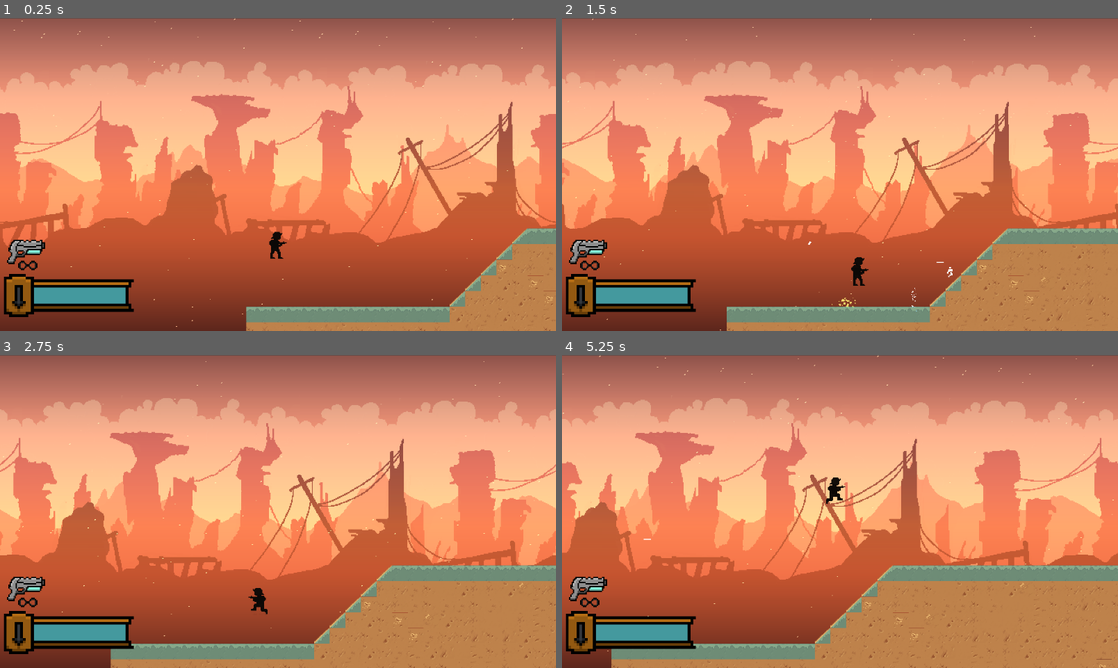
Above: before the commit, frames 1-4 (two rows, left to right).
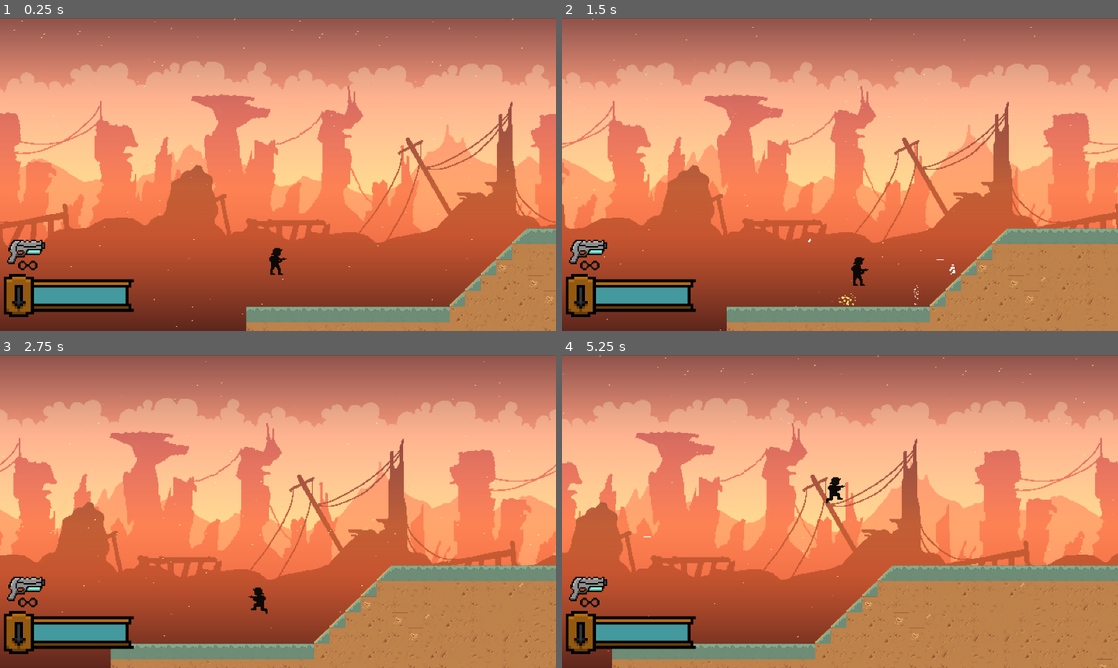
Above: after the commit, the same moments.

Repository: dzfrias/gladiator
Game: Godot game, scene res://scenes/mission.tscn
Same seed, same stepped clock (60 frames per second), same inputs: the game is played once before the commit and once after it. This scene is started directly instead of the project's main scene. The engine's default icon, where the game draws it, is replaced by a stand-in: a white triangle on a blue panel in a dark square. Sound files missing from this copy of the repository are replaced by a short silence.
Inputs (mouse positions are in pixels of both pictures, inside the frame that each line leads up to):
- Up to frame 1 (0.25 s): no input
- Up to frame 2 (1.5 s): move the mouse to (962, 158) at 0.52 s; press the mouse at (962, 158) at 0.53 s; hold D (right) from 0.53 s (still down); tap Space (jump) at 0.77, 0.8, 1.07, 1.35 s; move the mouse to (728, 190) at 1.27 s; release the mouse at (728, 190) at 1.28 s
- Up to frame 3 (2.75 s): tap Space (jump) at 1.52, 1.82, 2.3 s; click (166, 527) at 1.55 s; move the mouse to (333, 442) at 2.02 s; release D (right) at 2.03 s; hold A (left) from 2.03 s (still down); hold S (burrow) from 2.03 s (still down)
- Up to frame 4 (5.25 s): move the mouse to (812, 574) at 2.77 s; release A (left) at 2.78 s; release S (burrow) at 2.78 s; hold D (right) 2.78-4.28 s; tap Shift (fallthrough) at 2.85 s; tap Space (jump) at 3.02, 3.32, 3.77, 3.8, 4.07, 4.52, 4.82 s; click (812, 574) at 3.05 s; move the mouse to (1006, 558) at 3.52 s; press the mouse at (1006, 558) at 3.53 s; move the mouse to (673, 464) at 4.27 s; release the mouse at (673, 464) at 4.28 s; hold A (left) 4.28-5.03 s; right-click (673, 464) at 4.35 s; click (673, 464) at 4.55 s; move the mouse to (867, 511) at 5.02 s; hold D (right) from 5.03 s (still down); hold I (interact) from 5.03 s (still down)

The runs differ from the first frame. In frame 1, 0.2% of the frame differs, in the area x 48-52%, y 68-83%; in frame 2, 0.1%; in frame 3, less than 0.1%; in frame 4, 1.2%, in the area x 0-100%, y 0-100%.

Commit message:
Implement basic sniper enemy

Diff:
--- /dev/null
+++ b/resources/raider_sniper.tres
@@ -0,0 +1,16 @@
+[gd_resource type="Resource" script_class="WeaponStats" load_steps=4 format=3 uid="uid://bee5w5k2hubk7"]
+
+[ext_resource type="Texture2D" uid="uid://bigdw4j541t1n" path="res://assets/Art/laser_sniper.png" id="1_6vqkv"]
+[ext_resource type="Script" path="res://scripts/resources/weapon_stats.gd" id="1_ey7nq"]
+[ext_resource type="PackedScene" uid="uid://f7i8sslf8rsu" path="res://scenes/sniper_enemy_projectile.tscn" id="2_3kc1t"]
+
+[resource]
+script = ExtResource("1_ey7nq")
+name = "Raider's Sniper"
+reload_time = 0.0
+max_ammo = -1
+firing_interval = 0.5
+image = ExtResource("1_6vqkv")
+aim_mode = 1
+strength = 0.7
+projectile = ExtResource("2_3kc1t")
--- a/scenes/burrower.tscn
+++ b/scenes/burrower.tscn
@@ -11,6 +11,7 @@
 [ext_resource type="Resource" uid="uid://i5hbuwgpus4y" path="res://resources/burrower_shotgun.tres" id="7_e1ahf"]
 [ext_resource type="Script" path="res://scripts/hit_flash.gd" id="10_87iif"]
 [ext_resource type="PackedScene" uid="uid://76ks82idblh5" path="res://scenes/drop_spawner.tscn" id="11_drqk2"]
+[ext_resource type="Script" path="res://scripts/edge_detector.gd" id="12_lfob1"]
 
 [sub_resource type="RectangleShape2D" id="RectangleShape2D_ot88w"]
 size = Vector2(42, 86)
@@ -94,3 +95,6 @@
 script = ExtResource("10_87iif")
 
 [node name="DropSpawner" parent="." instance=ExtResource("11_drqk2")]
+
+[node name="EdgeDetector" type="Node2D" parent="."]
+script = ExtResource("12_lfob1")
--- a/scenes/drop_spawner.tscn
+++ b/scenes/drop_spawner.tscn
@@ -6,5 +6,4 @@
 
 [node name="DropSpawner" type="Node2D"]
 script = ExtResource("1_dgdwl")
-spawn_chance = 1.0
 drops = Array[PackedScene]([ExtResource("2_hl0ti"), ExtResource("3_e8vnv")])
--- a/scenes/mission.tscn
+++ b/scenes/mission.tscn
@@ -112,6 +112,5 @@
 
 [node name="Player" parent="." instance=ExtResource("3_mkemn")]
 position = Vector2(73, -203)
-bullet_wall_delta = null
 
 [node name="HUD" parent="." instance=ExtResource("7_c628u")]
--- a/scenes/player.tscn
+++ b/scenes/player.tscn
@@ -1,7 +1,6 @@
-[gd_scene load_steps=36 format=3 uid="uid://dv7ihnextsw4v"]
+[gd_scene load_steps=33 format=3 uid="uid://dv7ihnextsw4v"]
 
 [ext_resource type="Script" path="res://scripts/player/player.gd" id="1_5wdcp"]
-[ext_resource type="Texture2D" uid="uid://dccns2r7l5dx3" path="res://assets/icon.svg" id="1_rjir4"]
 [ext_resource type="Resource" uid="uid://sd8ia7h1hphh" path="res://resources/player_movement_settings.tres" id="2_an6wh"]
 [ext_resource type="Script" path="res://scripts/direction.gd" id="3_70gf3"]
 [ext_resource type="Script" path="res://scripts/health.gd" id="3_s7yvn"]
@@ -10,7 +9,6 @@
 [ext_resource type="Script" path="res://scripts/player/weapon.gd" id="5_crqak"]
 [ext_resource type="Resource" uid="uid://cbyts5spi0ken" path="res://resources/pistol.tres" id="6_0weg3"]
 [ext_resource type="Script" path="res://scripts/player/player_particles.gd" id="8_7w5qy"]
-[ext_resource type="Script" path="res://scripts/player/shield.gd" id="9_um070"]
 [ext_resource type="Script" path="res://scripts/player/inventory.gd" id="11_40if5"]
 [ext_resource type="Texture2D" uid="uid://du6qc0vrqayb0" path="res://assets/Art/Player_Shoot.png" id="14_kscrq"]
 [ext_resource type="Texture2D" uid="uid://b3yl3oymh43ks" path="res://assets/Art/PlayerJump1.png" id="15_3rly8"]
@@ -25,9 +23,6 @@
 
 [sub_resource type="WorldBoundaryShape2D" id="WorldBoundaryShape2D_4g4le"]
 
-[sub_resource type="RectangleShape2D" id="RectangleShape2D_qmrqr"]
-size = Vector2(20, 60)
-
 [sub_resource type="CircleShape2D" id="CircleShape2D_ndjlv"]
 radius = 57.42
 
@@ -120,7 +115,7 @@
 }],
 "loop": false,
 "name": &"jump",
-"speed": 6.0
+"speed": 8.0
 }, {
 "frames": [{
 "duration": 1.0,
@@ -160,14 +155,8 @@
 movement_settings = ExtResource("2_an6wh")
 
 [node name="Hitbox" type="CollisionShape2D" parent="."]
-position = Vector2(-1, -34)
+position = Vector2(0, 3.62)
 shape = SubResource("RectangleShape2D_m5kfl")
-
-[node name="CrouchingSprite" type="Sprite2D" parent="."]
-visible = false
-position = Vector2(0, -12)
-scale = Vector2(0.25, 0.188)
-texture = ExtResource("1_rjir4")
 
 [node name="Camera2D" type="Camera2D" parent="."]
 offset = Vector2(0, -700)
@@ -193,20 +182,20 @@
 script = ExtResource("8_7w5qy")
 
 [node name="MainWeapon" type="Node2D" parent="."]
-position = Vector2(17.17, -38.38)
+position = Vector2(17.17, -8)
 script = ExtResource("5_crqak")
 weapon_stats = ExtResource("6_0weg3")
 
 [node name="AltWeapon" type="Node2D" parent="."]
-position = Vector2(17.17, -38.38)
+position = Vector2(17.17, -8)
 script = ExtResource("5_crqak")
 auto_activate_effects = false
 
 [node name="ItemPosition" type="Node2D" parent="."]
-position = Vector2(31.08, -46.85)
+position = Vector2(31.08, -15)
 
 [node name="PlatformRaycast" type="RayCast2D" parent="."]
-position = Vector2(0, -10)
+position = Vector2(0, 20)
 collision_mask = 32
 
 [node name="BulletWall" type="StaticBody2D" parent="."]
@@ -221,25 +210,8 @@
 rotation = 1.5708
 shape = SubResource("WorldBoundaryShape2D_4g4le")
 
-[node name="Shield" type="StaticBody2D" parent="."]
-position = Vector2(32.58, -33.64)
-collision_layer = 320
-collision_mask = 0
-script = ExtResource("9_um070")
-
-[node name="CollisionShape2D" type="CollisionShape2D" parent="Shield"]
-shape = SubResource("RectangleShape2D_qmrqr")
-disabled = true
-
-[node name="Health" type="Node" parent="Shield"]
-script = ExtResource("3_s7yvn")
-
-[node name="HealthBarCreator" type="Node" parent="Shield"]
-script = ExtResource("4_oevlo")
-
 [node name="InteractArea" type="Area2D" parent="."]
 visible = false
-position = Vector2(0, -29.78)
 collision_layer = 0
 collision_mask = 512
 monitorable = false
@@ -248,8 +220,7 @@
 shape = SubResource("CircleShape2D_ndjlv")
 
 [node name="AnimatedSprite2D" type="AnimatedSprite2D" parent="."]
-position = Vector2(0, -37)
 scale = Vector2(2, 2)
 sprite_frames = SubResource("SpriteFrames_a5fr2")
-animation = &"idle"
+animation = &"walk"
 autoplay = "idle"
--- a/scenes/shooter.tscn
+++ b/scenes/shooter.tscn
@@ -14,6 +14,7 @@
 [ext_resource type="Script" path="res://scripts/platform_detection.gd" id="10_0f2bf"]
 [ext_resource type="Script" path="res://scripts/hit_flash.gd" id="13_yimym"]
 [ext_resource type="PackedScene" uid="uid://76ks82idblh5" path="res://scenes/drop_spawner.tscn" id="14_5dk4w"]
+[ext_resource type="Script" path="res://scripts/edge_detector.gd" id="15_13p0r"]
 
 [sub_resource type="AtlasTexture" id="AtlasTexture_perck"]
 atlas = ExtResource("3_voear")
@@ -186,3 +187,6 @@
 script = ExtResource("13_yimym")
 
 [node name="DropSpawner" parent="." instance=ExtResource("14_5dk4w")]
+
+[node name="EdgeDetector" type="Node2D" parent="."]
+script = ExtResource("15_13p0r")
--- /dev/null
+++ b/scenes/sniper.tscn
@@ -0,0 +1,80 @@
+[gd_scene load_steps=15 format=3 uid="uid://kuoxip0150vk"]
+
+[ext_resource type="Script" path="res://scripts/enemies/sniper.gd" id="1_27e54"]
+[ext_resource type="Texture2D" uid="uid://dccns2r7l5dx3" path="res://assets/icon.svg" id="2_36e75"]
+[ext_resource type="PackedScene" uid="uid://ch01mb13w86qc" path="res://scenes/particles/impact_particles.tscn" id="2_rg374"]
+[ext_resource type="Script" path="res://scripts/player/weapon.gd" id="3_dbdna"]
+[ext_resource type="Resource" uid="uid://bee5w5k2hubk7" path="res://resources/raider_sniper.tres" id="4_6f1k5"]
+[ext_resource type="Script" path="res://scripts/direction.gd" id="5_pyflq"]
+[ext_resource type="Script" path="res://scripts/health.gd" id="6_kf48r"]
+[ext_resource type="Script" path="res://scripts/ui/health_bar_creator.gd" id="7_edfuj"]
+[ext_resource type="Script" path="res://scripts/hit_flash.gd" id="8_bd3sr"]
+[ext_resource type="PackedScene" uid="uid://76ks82idblh5" path="res://scenes/drop_spawner.tscn" id="9_uu88c"]
+[ext_resource type="Script" path="res://scripts/edge_detector.gd" id="10_ejvbw"]
+
+[sub_resource type="RectangleShape2D" id="RectangleShape2D_3yjyt"]
+size = Vector2(24, 62)
+
+[sub_resource type="CircleShape2D" id="CircleShape2D_kpc1p"]
+radius = 225.0
+
+[sub_resource type="CircleShape2D" id="CircleShape2D_m5xte"]
+radius = 400.0
+
+[node name="Sniper" type="CharacterBody2D"]
+collision_layer = 130
+collision_mask = 33
+script = ExtResource("1_27e54")
+impact_particle_scene = ExtResource("2_rg374")
+
+[node name="Sprite2D" type="Sprite2D" parent="."]
+scale = Vector2(0.179688, 0.484375)
+texture = ExtResource("2_36e75")
+offset = Vector2(-1.08, 0)
+
+[node name="CollisionShape2D" type="CollisionShape2D" parent="."]
+position = Vector2(-0.00800037, 1)
+shape = SubResource("RectangleShape2D_3yjyt")
+
+[node name="DetectionZone" type="Area2D" parent="."]
+visible = false
+collision_layer = 0
+collision_mask = 20
+monitorable = false
+
+[node name="CollisionShape2D" type="CollisionShape2D" parent="DetectionZone"]
+shape = SubResource("CircleShape2D_kpc1p")
+
+[node name="Weapon" type="Node2D" parent="."]
+position = Vector2(15, -11)
+script = ExtResource("3_dbdna")
+weapon_stats = ExtResource("4_6f1k5")
+
+[node name="Direction" type="Node" parent="."]
+script = ExtResource("5_pyflq")
+
+[node name="Health" type="Node" parent="."]
+script = ExtResource("6_kf48r")
+max_health = 9.0
+
+[node name="HealthBarCreator" type="Node" parent="."]
+script = ExtResource("7_edfuj")
+
+[node name="NotifyZone" type="Area2D" parent="."]
+visible = false
+collision_layer = 0
+collision_mask = 128
+monitorable = false
+
+[node name="CollisionShape2D" type="CollisionShape2D" parent="NotifyZone"]
+shape = SubResource("CircleShape2D_m5xte")
+
+[node name="HitFlash" type="Timer" parent="."]
+wait_time = 0.1
+one_shot = true
+script = ExtResource("8_bd3sr")
+
+[node name="DropSpawner" parent="." instance=ExtResource("9_uu88c")]
+
+[node name="EdgeDetector" type="Node2D" parent="."]
+script = ExtResource("10_ejvbw")
--- /dev/null
+++ b/scenes/sniper_enemy_projectile.tscn
@@ -0,0 +1,28 @@
+[gd_scene load_steps=5 format=3 uid="uid://f7i8sslf8rsu"]
+
+[ext_resource type="Script" path="res://scripts/horizontal_projectile.gd" id="1_hbt7h"]
+
+[sub_resource type="Gradient" id="Gradient_u5ani"]
+offsets = PackedFloat32Array(0)
+colors = PackedColorArray(1, 0.19, 0.19, 1)
+
+[sub_resource type="GradientTexture2D" id="GradientTexture2D_nowkg"]
+gradient = SubResource("Gradient_u5ani")
+
+[sub_resource type="RectangleShape2D" id="RectangleShape2D_hg24q"]
+size = Vector2(38, 4)
+
+[node name="SniperEnemyProjectile" type="StaticBody2D"]
+collision_layer = 0
+collision_mask = 81
+script = ExtResource("1_hbt7h")
+velocity = Vector2(700, 0)
+damage = 4.0
+
+[node name="Sprite2D" type="Sprite2D" parent="."]
+position = Vector2(-1.3113e-06, 0)
+scale = Vector2(0.59375, 0.046875)
+texture = SubResource("GradientTexture2D_nowkg")
+
+[node name="CollisionShape2D" type="CollisionShape2D" parent="."]
+shape = SubResource("RectangleShape2D_hg24q")
--- a/scenes/suispider.tscn
+++ b/scenes/suispider.tscn
@@ -9,6 +9,7 @@
 [ext_resource type="Script" path="res://scripts/platform_detection.gd" id="7_850ks"]
 [ext_resource type="Script" path="res://scripts/hit_flash.gd" id="8_nadlc"]
 [ext_resource type="PackedScene" uid="uid://76ks82idblh5" path="res://scenes/drop_spawner.tscn" id="9_cwldn"]
+[ext_resource type="Script" path="res://scripts/edge_detector.gd" id="10_lsoth"]
 
 [sub_resource type="RectangleShape2D" id="RectangleShape2D_ouvmv"]
 size = Vector2(48, 53)
@@ -98,3 +99,6 @@
 script = ExtResource("8_nadlc")
 
 [node name="DropSpawner" parent="." instance=ExtResource("9_cwldn")]
+
+[node name="EdgeDetector" type="Node2D" parent="."]
+script = ExtResource("10_lsoth")
--- a/scenes/wolf.tscn
+++ b/scenes/wolf.tscn
@@ -9,6 +9,7 @@
 [ext_resource type="Script" path="res://scripts/hit_flash.gd" id="8_kg58i"]
 [ext_resource type="Texture2D" uid="uid://biniqtkgjpujn" path="res://assets/Wolf idle.png" id="8_ssrod"]
 [ext_resource type="PackedScene" uid="uid://76ks82idblh5" path="res://scenes/drop_spawner.tscn" id="9_fse3b"]
+[ext_resource type="Script" path="res://scripts/edge_detector.gd" id="10_1gcnm"]
 
 [sub_resource type="RectangleShape2D" id="RectangleShape2D_ot88w"]
 size = Vector2(42, 43)
@@ -188,3 +189,6 @@
 script = ExtResource("8_kg58i")
 
 [node name="DropSpawner" parent="." instance=ExtResource("9_fse3b")]
+
+[node name="EdgeDetector" type="Node2D" parent="."]
+script = ExtResource("10_1gcnm")
--- a/scripts/direction.gd
+++ b/scripts/direction.gd
@@ -7,6 +7,9 @@
 	set(new):
 		assert(absf(new) == 1)
 		is_right = new == 1.0
+var angle: float:
+	get:
+		return 0.0 if is_right else PI
 
 func switch() -> void:
 	is_right = !is_right
--- /dev/null
+++ b/scripts/edge_detector.gd
@@ -0,0 +1,21 @@
+class_name EdgeDetector extends Node2D
+
+var left: RayCast2D
+var right: RayCast2D
+
+func _ready() -> void:
+	left = _create_ray(true)
+	add_child(left)
+	right = _create_ray(false)
+	add_child(right)
+
+func _create_ray(left: bool) -> RayCast2D:
+	var bounding_box: Rect2 = $"../CollisionShape2D".shape.get_rect()
+	var ray := RayCast2D.new()
+	ray.collision_mask = Constants.PLATFORM_LAYER | Constants.ENVIRONMENT_LAYER
+	ray.target_position = Vector2(0.0, bounding_box.size.y / 2)
+	ray.position.x = bounding_box.size.x / 2 + 10
+	if left:
+		ray.position.x *= -1
+	ray.position.y += bounding_box.size.y / 2 - 10
+	return ray
--- a/scripts/enemies/burrower.gd
+++ b/scripts/enemies/burrower.gd
@@ -39,7 +39,7 @@
 	$Direction.scalar = signf(_tracking.position.x - position.x)
 	_align_with_direction()
 	while $Weapon.ammo > 0:
-		await $Weapon.fire($Direction)
+		await $Weapon.fire($Direction.angle)
 
 	_state = State.TIRED
 	await $Weapon.reload()
--- a/scripts/enemies/idle_shooter.gd
+++ b/scripts/enemies/idle_shooter.gd
@@ -76,7 +76,7 @@
 	_state = State.SHOOTING
 	on_state_changed.emit(_state)
 	while weapon.ammo > 0:
-		await weapon.fire($Direction)
+		await weapon.fire($Direction.angle)
 
 	_state = State.STANDING
 	on_state_changed.emit(_state)
--- a/scripts/enemies/shooter.gd
+++ b/scripts/enemies/shooter.gd
@@ -18,7 +18,7 @@
 	_state = State.ATTACKING
 	on_state_changed.emit(_state)
 	while $Weapon.ammo > 0:
-		await $Weapon.fire($Direction)
+		await $Weapon.fire($Direction.angle)
 	_state = State.TRACKING
 	on_state_changed.emit(_state)
 	await $Weapon.reload()
--- /dev/null
+++ b/scripts/enemies/sniper.gd
@@ -0,0 +1,104 @@
+class_name Sniper extends CharacterBody2D
+
+@export var move_speed: float = 50.0
+@export var attack_distance: float = 1000.0
+@export var notify_depth: int = 2
+@export var warning_flashes: int = 10
+@export_range(0.5, 8, 0.1) var prepare_attack_time: float = 1.5
+@export_range(0.5, 8, 0.1) var min_move_time := 1.5
+@export_range(0.5, 8, 0.1) var max_move_time := 2.5
+@export_range(0.5, 8, 0.1) var min_idle_time := 2
+@export_range(0.5, 8, 0.1) var max_idle_time := 3
+@export_range(0.5, 8, 0.1) var initial_patrol_wait_max := 4
+@export var impact_particle_scene: PackedScene
+
+var _state: State = State.TIRED
+@onready var _original_weapon_x: float = $Weapon.position.x
+
+enum State {
+	MOVING,
+	TIRED,
+	ATTACKING,
+}
+
+func _ready() -> void:
+	_move()
+	$Health.died.connect(_on_health_died)
+	$Health.damage_taken.connect(_on_health_damage_taken)
+
+func _process(delta: float) -> void:
+	if not is_on_floor():
+		velocity.y += get_gravity().y * delta
+
+	match _state:
+		State.MOVING:
+			velocity.x = move_speed * $Direction.scalar
+			# Check reaching the edge of a platform or the environment
+			if (not $EdgeDetector.left.is_colliding() and velocity.x < 0) or (not $EdgeDetector.right.is_colliding() and velocity.x > 0):
+				$Direction.switch()
+		State.TIRED:
+			velocity.x = 0.0
+		State.ATTACKING:
+			velocity.x = 0.0
+
+	move_and_slide()
+	_align_with_direction()
+
+func _move() -> void:
+	_state = State.TIRED
+	await get_tree().create_timer(initial_patrol_wait_max).timeout
+
+	var should_patrol_right := true
+	while true:
+		_state = State.MOVING
+		await get_tree().create_timer(randf_range(min_move_time, max_move_time)).timeout
+
+		if (Player.Instance.global_position - global_position).length() <= attack_distance:
+			notify(notify_depth)
+			await _shoot()
+		else:
+			_state = State.TIRED
+			await get_tree().create_timer(randf_range(min_idle_time, max_idle_time)).timeout
+
+		$Direction.is_right = should_patrol_right
+		should_patrol_right = not should_patrol_right
+
+func _shoot() -> void:
+	_state = State.ATTACKING
+	$Direction.scalar = signf(Player.Instance.global_position.x - global_position.x)
+	$Weapon.activate_prefire_flash()
+	for _i in range(warning_flashes):
+		Debug.draw_line(
+			$Weapon.global_position,
+			Player.Instance.global_position,
+			5.0,
+			Color.RED,
+			0.05,
+		)
+		await get_tree().create_timer(prepare_attack_time / warning_flashes).timeout
+	$Weapon.deactivate_prefire_flash()
+
+	var angle := get_angle_to(Player.Instance.global_position)
+	await $Weapon.fire(angle)
+	_state = State.MOVING
+
+func notify(depth: int = 0) -> void:
+	if depth == 0:
+		return
+	for body in $NotifyZone.get_overlapping_bodies():
+		body.notify(depth - 1)
+
+func _align_with_direction() -> void:
+	$Weapon.position.x = _original_weapon_x * $Direction.scalar
+
+func _on_health_damage_taken(_amount: float, direction: Vector2) -> void:
+	var impact_particles = impact_particle_scene.instantiate()
+	get_tree().current_scene.add_child(impact_particles)
+	impact_particles.global_position = global_position
+	impact_particles.direction = direction
+	impact_particles.emitting = true
+
+	notify(notify_depth)
+
+func _on_health_died() -> void:
+	queue_free()
--- a/scripts/follow_enemy.gd
+++ b/scripts/follow_enemy.gd
@@ -18,8 +18,6 @@
 var _tracking: Node2D
 var _jump_follow_timer := 0.0
 @onready var _original_patrol_speed = patrol_speed
-var _left_ray: RayCast2D
-var _right_ray: RayCast2D
 var _stunned: bool
 
 signal hit_floor
@@ -37,22 +35,6 @@
 	$DetectionZone.body_entered.connect(_on_detection_zone_body_entered)
 	$Health.died.connect(_on_health_died)
 	$Health.damage_taken.connect(_on_health_damage_taken)
-
-	_left_ray = _create_ray(true)
-	add_child(_left_ray)
-	_right_ray = _create_ray(false)
-	add_child(_right_ray)
-
-func _create_ray(left: bool) -> RayCast2D:
-	var bounding_box: Rect2 = $CollisionShape2D.shape.get_rect()
-	var ray := RayCast2D.new()
-	ray.collision_mask = Constants.PLATFORM_LAYER | Constants.ENVIRONMENT_LAYER
-	ray.target_position = Vector2(0.0, bounding_box.size.y / 2)
-	ray.position.x = bounding_box.size.x / 2 + 10
-	if left:
-		ray.position.x *= -1
-	ray.position.y += bounding_box.size.y / 2 - 10
-	return ray
 
 func _physics_process(delta: float) -> void:
 	if not is_on_floor():
@@ -96,7 +78,7 @@
 		State.IDLE:
 			velocity.x = patrol_speed * $Direction.scalar
 			# Check reaching the edge of a platform or the environment
-			if (not _left_ray.is_colliding() and velocity.x < 0) or (not _right_ray.is_colliding() and velocity.x > 0):
+			if (not $EdgeDetector.left.is_colliding() and velocity.x < 0) or (not $EdgeDetector.right.is_colliding() and velocity.x > 0):
 				$Direction.switch()
 		State.TIRED:
 			velocity.x = 0
--- a/scripts/player/player.gd
+++ b/scripts/player/player.gd
@@ -16,7 +16,6 @@
 var _jump_buffer := 0.0
 var _wants_burrow := false
 @onready var _current_move_speed = movement_settings.move_speed
-@onready var _original_shield_x = $Shield.position.x
 @onready var _original_item_x = $ItemPosition.position.x
 
 static var Instance
@@ -116,7 +115,6 @@
 
 func _align() -> void:
 	$ItemPosition.position = Vector2(_original_item_x * $Direction.scalar, $ItemPosition.position.y)
-	$Shield.position = Vector2(_original_shield_x * $Direction.scalar, $Shield.position.y)
 	$MainWeapon.position = $ItemPosition.position
 	$AltWeapon.position = $ItemPosition.position
 	$AnimatedSprite2D.flip_h = not $Direction.is_right
@@ -350,6 +348,9 @@
 func camera() -> PlayerCamera:
 	return $Camera2D
 
+func hitbox() -> CollisionShape2D:
+	return $Hitbox
+
 func _on_weapon_fired(weapon_: Weapon) -> void:
 	var strength: Vector2 = Vector2(12.0 * -$Direction.scalar, -4.0) * weapon_.weapon_stats.strength
 	$Camera2D.move(strength)
--- a/scripts/player/player_particles.gd
+++ b/scripts/player/player_particles.gd
@@ -8,11 +8,14 @@
 var _impact_particle_multiplier = 0.025
 var _impact_speed_particle_multiplier = 0.1
 @onready var _step_timer := step_interval
+var _bottom: Vector2
 
 func _ready() -> void:
 	_player = get_parent() as Player
 	_player.on_ground_impact.connect(_on_ground_impact)
 	_player.jumped.connect(_on_jump)
+	var player_rect := _player.hitbox().shape.get_rect()
+	_bottom = Vector2(player_rect.end.x - player_rect.size.x / 2, player_rect.end.y)
 
 func _on_ground_impact(impact_force: float):
 	if impact_force < _particle_impact_threshold:
@@ -35,7 +38,7 @@
 func _spawn_impact_particles(amount: int, initial_velocity_delta: float) -> void:
 	var land_impact_particles := land_impact_particles_scene.instantiate() as CPUParticles2D
 	get_tree().current_scene.add_child(land_impact_particles)
-	land_impact_particles.global_position = get_parent().global_position
+	land_impact_particles.global_position = _player.to_global(_bottom)
 	land_impact_particles.amount = amount
 	land_impact_particles.initial_velocity_max += initial_velocity_delta
 	land_impact_particles.emitting = true
--- a/scripts/player/weapon.gd
+++ b/scripts/player/weapon.gd
@@ -59,7 +59,7 @@
 		return
 
 	if weapon_stats.firing_interval > 0:
-		fire(_fire_direction)
+		fire(_fire_direction.angle)
 	elif _continuous_projectile == null and ammo > 0:
 		_continuous_projectile = weapon_stats.projectile.instantiate()
 		_continuous_projectile.set_direction(_fire_direction)
@@ -75,25 +75,18 @@
 			_continuous_projectile.queue_free()
 			_continuous_projectile = null
 
-func fire(direction: Direction):
+func fire(angle: float):
 	if ammo == 0 or !can_fire:
 		return
 
 	var projectile := weapon_stats.projectile.instantiate()
 	get_tree().current_scene.add_child(projectile)
 
-	var angle: float
-	match weapon_stats.aim_mode:
-		WeaponStats.AimMode.BIDIRECTIONAL:
-			angle = 0.0 if direction.is_right else PI
-		WeaponStats.AimMode.OMNIDIRECTIONAL:
-			angle = get_angle_to(get_global_mouse_position())
-
 	if projectile is PhysicsBody2D:
 		projectile.add_collision_exception_with(get_parent())
 	projectile.fire(angle)
 	fired.emit()
-	_do_effects(direction)
+	_do_effects(angle)
 	projectile.global_position = global_position
 
 	if ammo > 0:
@@ -133,17 +126,18 @@
 	ammo = mini(ammo + amt, weapon_stats.max_ammo)
 	on_ammo_changed.emit(ammo, weapon_stats.max_ammo)
 
-func _do_effects(direction: Direction) -> void:
+func _do_effects(angle: float) -> void:
 	var muzzle_flash := _muzzle_flash_scene.instantiate() as TweenedScaler
 	# We don't want the size of the muzzle flash to be linearly related to the strength of the
 	# weapon. Instead, we're using a function with a decreasing rate of change (sqrt).
 	muzzle_flash.end_scale = 3 * sqrt(weapon_stats.strength)
-	muzzle_flash.position += Vector2(5 * direction.scalar, -5)
+	var k := 1 if angle > -PI / 2 and angle < PI / 2 else -1
+	muzzle_flash.position += Vector2(5 * k, -5)
 	add_child(muzzle_flash)
 
 	var bullet_case := _bullet_case_scene.instantiate() as BulletCase
-	var angle := -2 * PI / 3 if direction.is_right else -PI / 3
-	bullet_case.launch(angle)
+	var bullet_case_angle := -2 * PI / 3 if angle > -PI / 2 and angle < PI / 2 else -PI / 3
+	bullet_case.launch(bullet_case_angle)
 	bullet_case.global_position = global_position
 	# Similar to the muzzle flash scenario, bullet casing size shouldn't be linearly related to
 	# strength.
--- a/scripts/resources/weapon_stats.gd
+++ b/scripts/resources/weapon_stats.gd
@@ -8,7 +8,6 @@
 @export var name: String
 @export var reload_time: float = 1
 @export var max_ammo: int = 8
-@export var ammo_collect_amount: int = 10
 @export var firing_interval: float = 0.5
 @export var image: Texture
 @export var aim_mode: AimMode = AimMode.BIDIRECTIONAL
Not shown: 1 places in scenes/burrower.tscn that only renumber resources
Not shown: 1 places in scenes/shooter.tscn that only renumber resources
Not shown: 1 places in scenes/suispider.tscn that only renumber resources
Not shown: 1 places in scenes/wolf.tscn that only renumber resources
